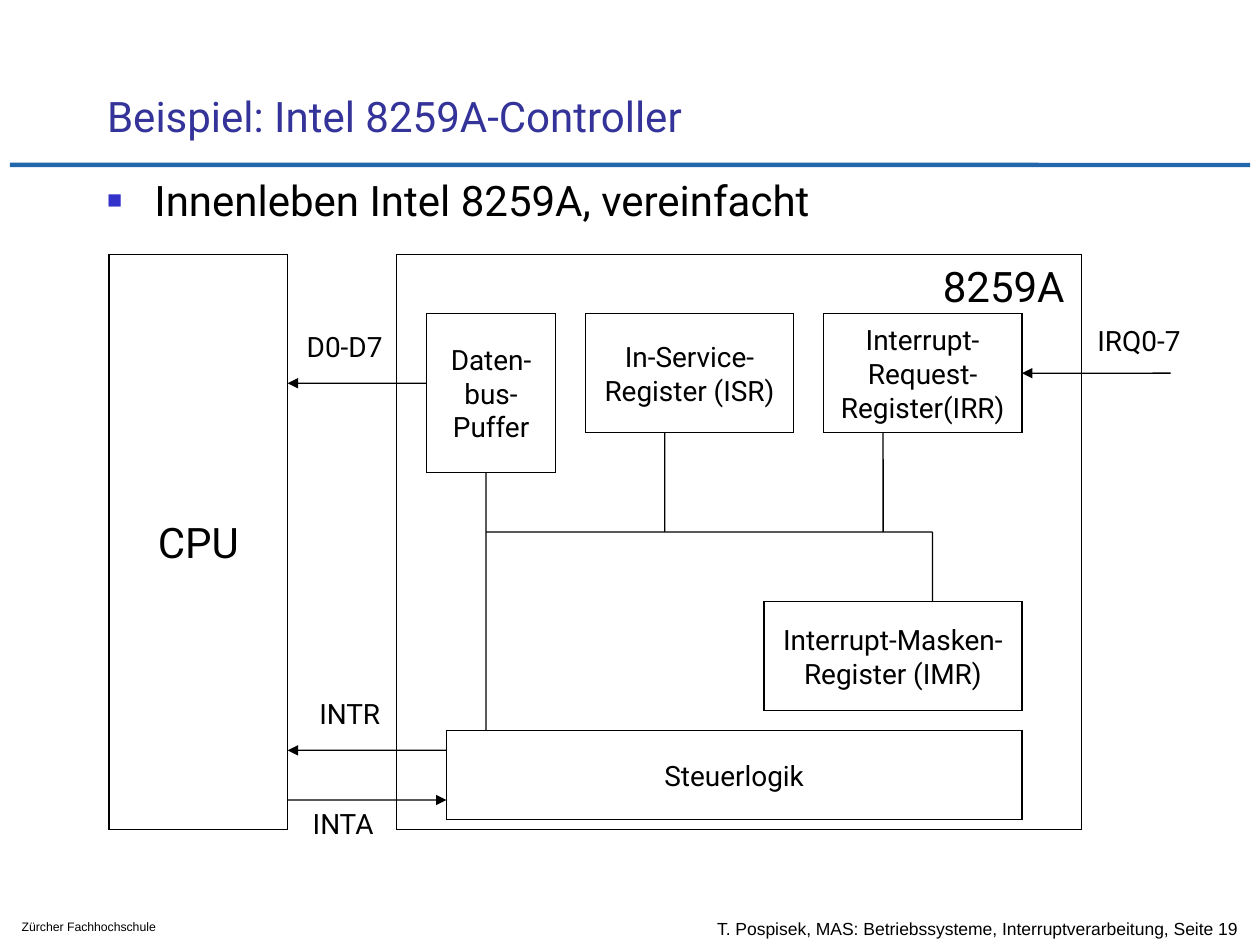
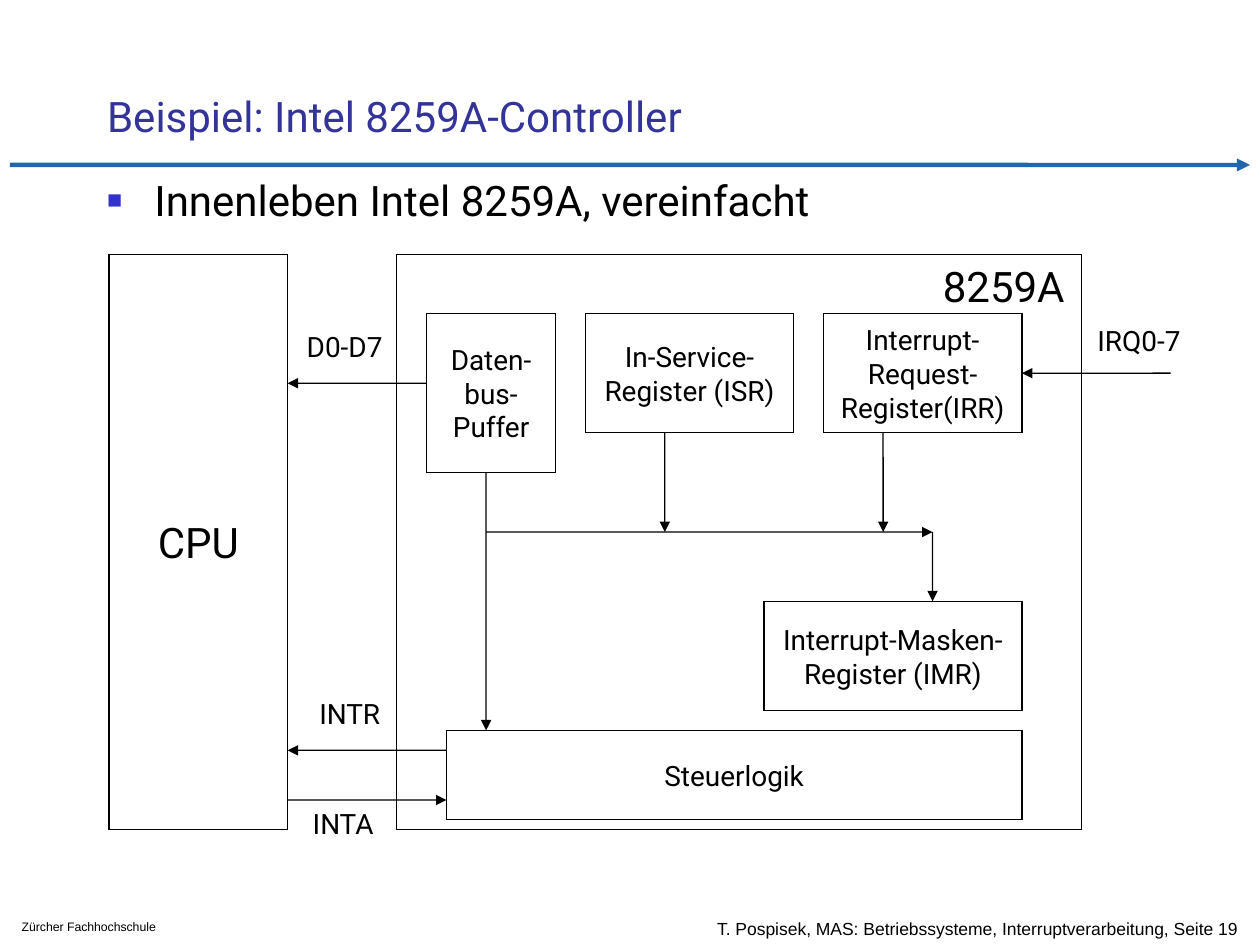
Before and after one commit to tpo/betriebssysteme, a slide deck: slide 19 of 04-3_Interruptverarbeitung_in_Betriebssystemen.odp. Drawn at 1260x945 pixels with LibreOffice and Linux fonts; fonts in the diff are those of the drawing; background and template pictures are left out. Boxes give left, top, right and bottom in pixels: in the first picture for what was removed or moved away, otherwise in the second. Text is boxed around its words. In the diff, an @@ line names an element or a change of style, - is before the commit and + after.

```diff
--- a/04-3_Interruptverarbeitung_in_Betriebssystemen.odp
+++ b/04-3_Interruptverarbeitung_in_Betriebssystemen.odp
@@ line (10, 165) - (1250, 165): line to arrow @@
@@ line (665, 433) - (665, 532): line to arrow @@
@@ line (883, 433) - (883, 532): line to arrow @@
@@ line (486, 472) - (486, 731): line to arrow @@
@@ line (486, 532) - (932, 532): line to arrow @@
@@ line (932, 532) - (932, 601): line to arrow @@
```
Also in this commit, not shown: 43 other slides changed, 1 slide added, 1 slide removed, 1 other file.
